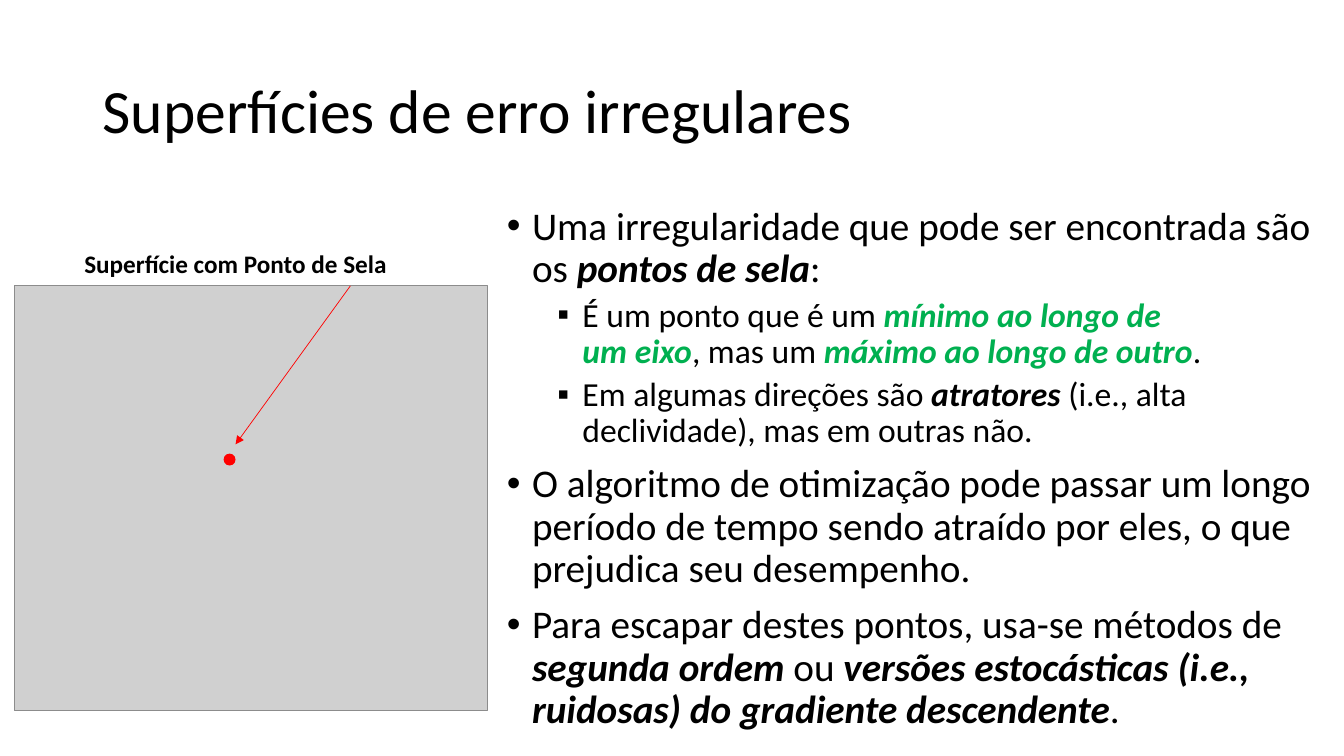
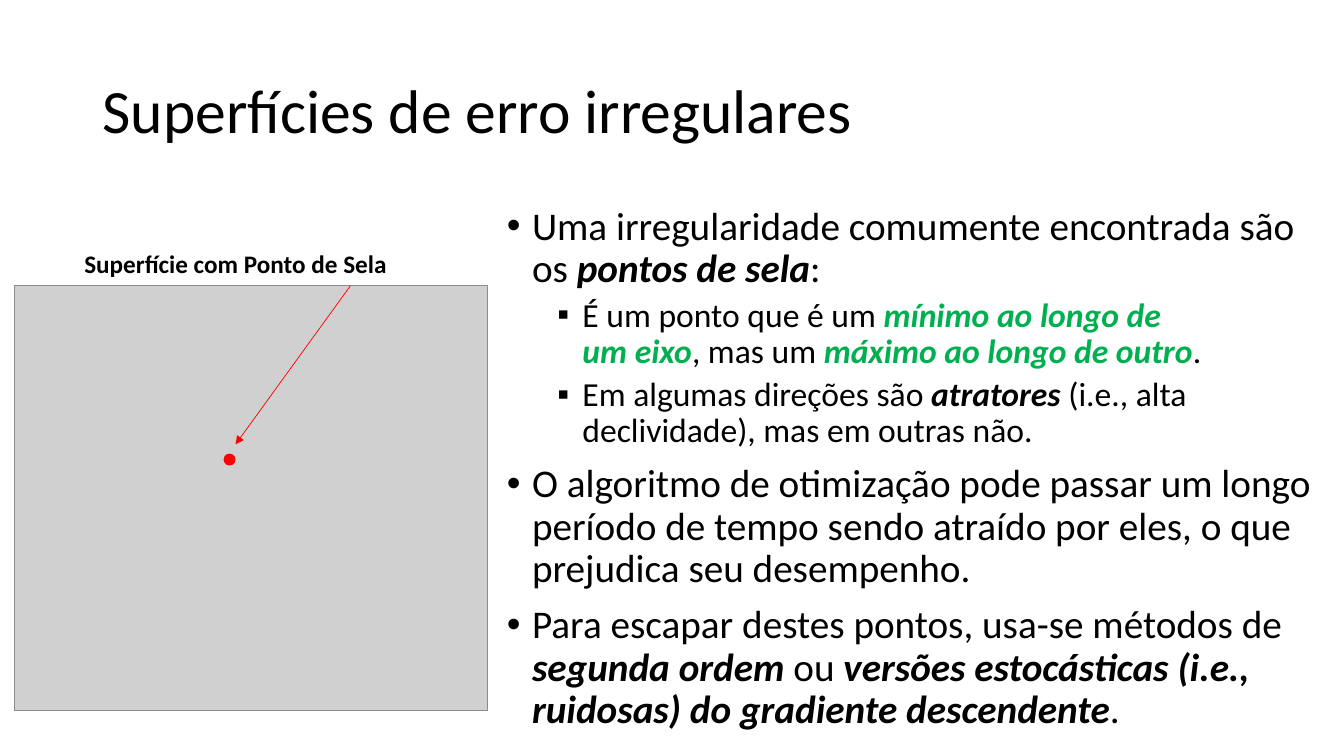
Before and after one commit to zz4fap/t320_aprendizado_de_maquina, a slide deck: slide 11 of slides/T320_Redes_Neurais_Artificiais (Parte III).pptx (slide 10 before the commit). Drawn at 1344x756 pixels with LibreOffice and Linux fonts; fonts in the diff are those of the drawing; grey boxes stand for pictures. Boxes give left, top, right and bottom in pixels: in the first picture for what was removed or moved away, otherwise in the second. Text is boxed around its words. In the diff, an @@ line names an element or a change of style, - is before the commit and + after.

```diff
--- a/slides/T320_Redes_Neurais_Artificiais (Parte III).pptx
+++ b/slides/T320_Redes_Neurais_Artificiais (Parte III).pptx
@@ text at (x1=532, y1=212, x2=1295, y2=288): text changed @@
-• Uma irregularidade que pode ser encontrada são os pontos de sela:
+• Uma irregularidade comumente encontrada são os pontos de sela:
```
Also in this commit, not shown: 4 other slides changed, 1 slide added, 1 other file.
